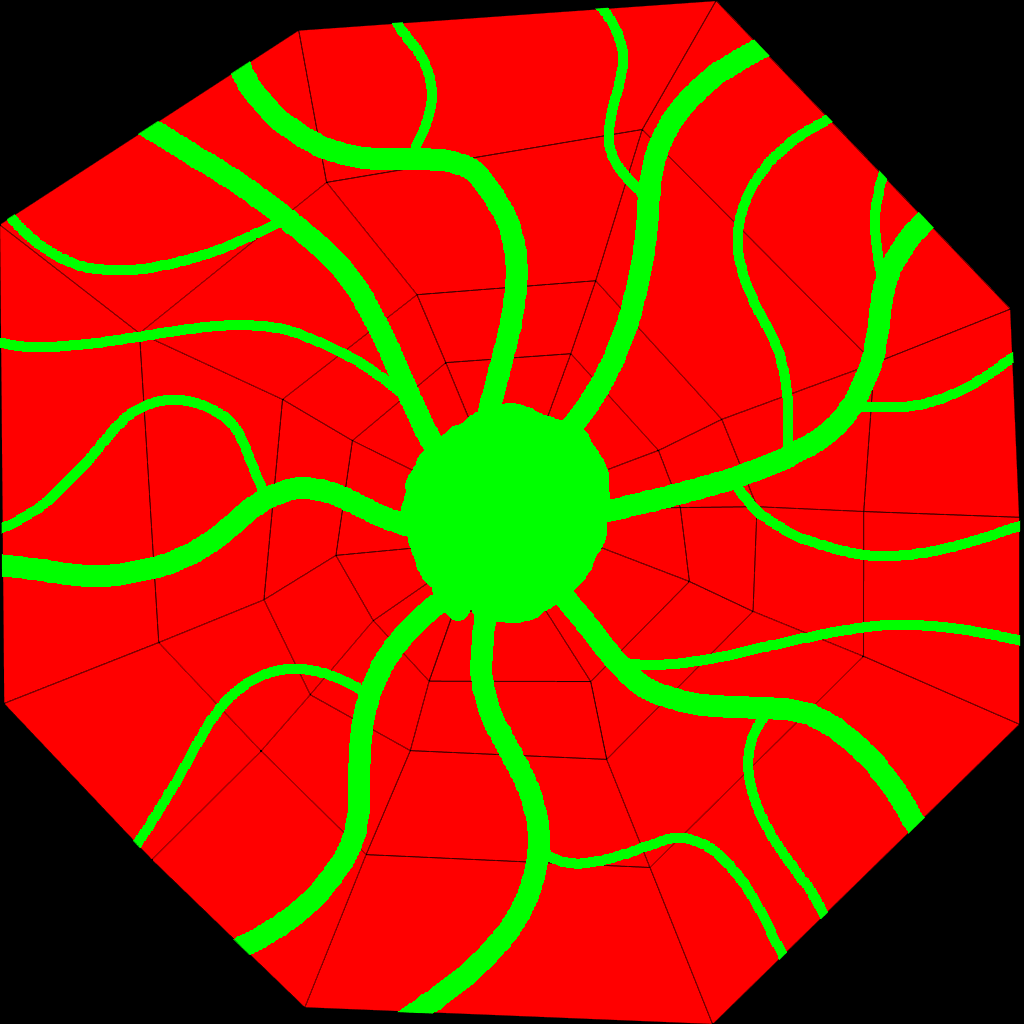
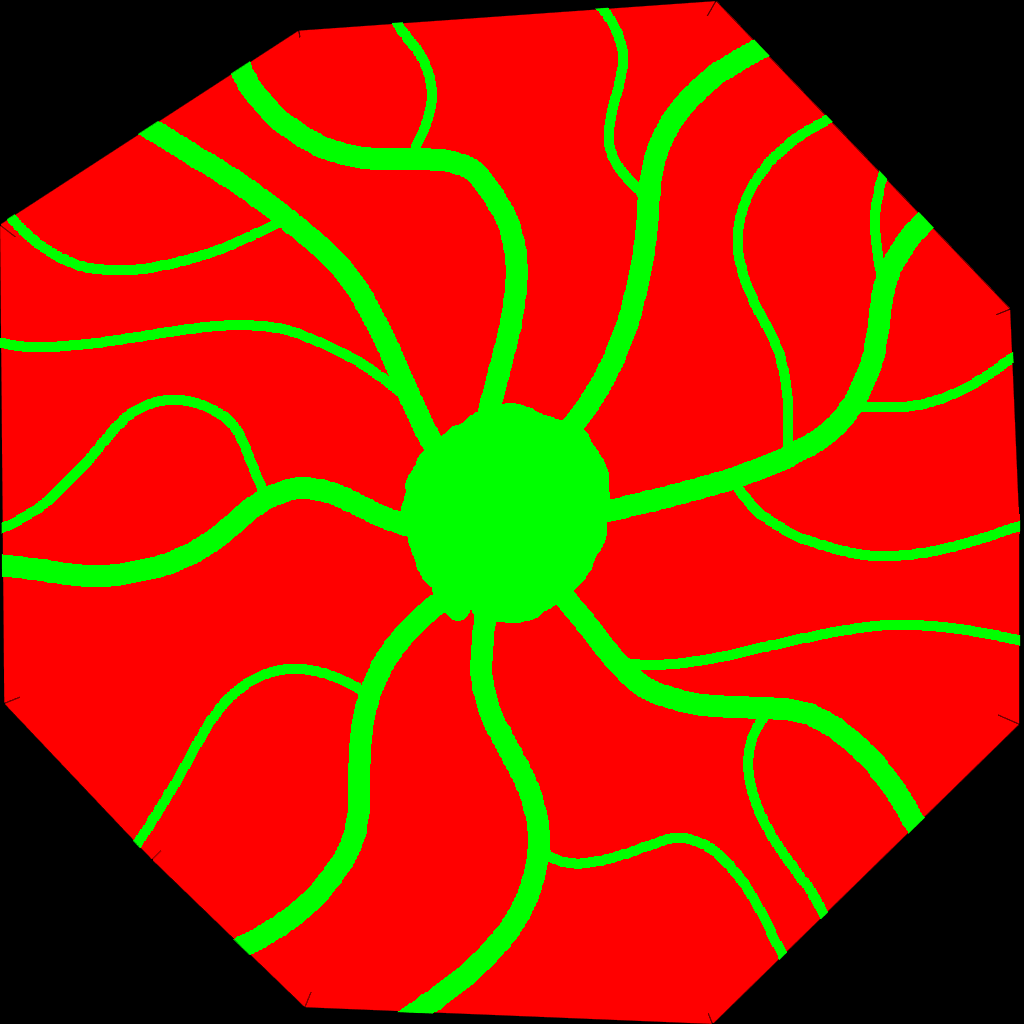
Layers edited between the first and the second 1024 × 1024 image:
painted on "Layer 4" over [15, 16, 1020, 1014]
